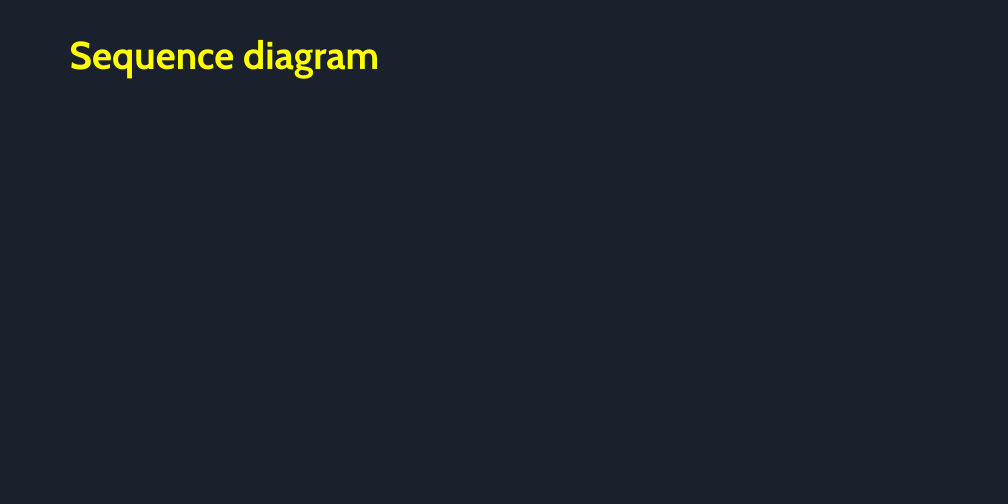
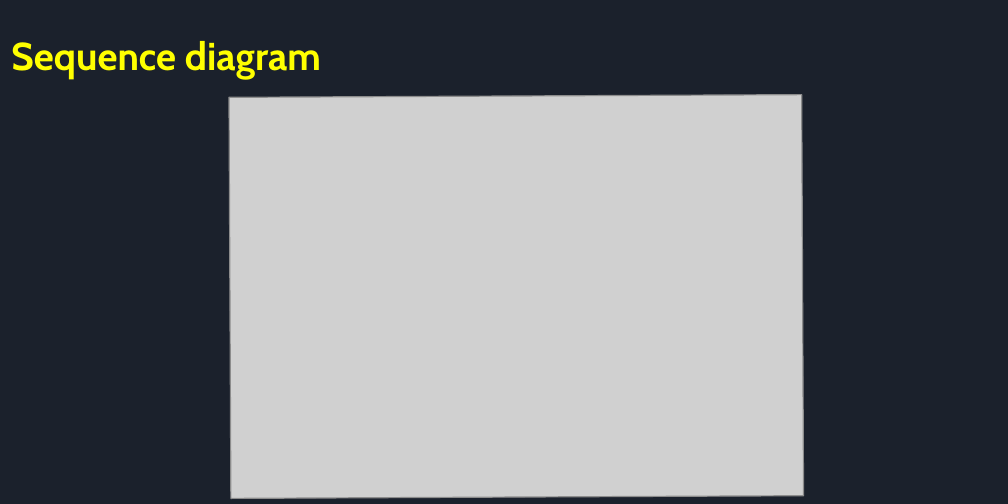
Before and after one commit to SriNithin965/project-4-2, a slide deck: slide 12 of ppts/Sales_Forecasting_Design_B4.pptx. Drawn at 1008x504 pixels with LibreOffice and Linux fonts; fonts in the diff are those of the drawing; grey boxes stand for pictures. Boxes give left, top, right and bottom in pixels: in the first picture for what was removed or moved away, otherwise in the second. Text is boxed around its words. In the diff, an @@ line names an element or a change of style, - is before the commit and + after.

Commit message:
ADDED UML Diagrams

```diff
--- a/ppts/Sales_Forecasting_Design_B4.pptx
+++ b/ppts/Sales_Forecasting_Design_B4.pptx
@@ text "Sequence diagram" at bbox=[11, 41, 321, 79]: indent changed @@
@@ picture added at bbox=[229, 94, 804, 499] @@
```
Also in this commit, not shown: 11 other slides changed.
